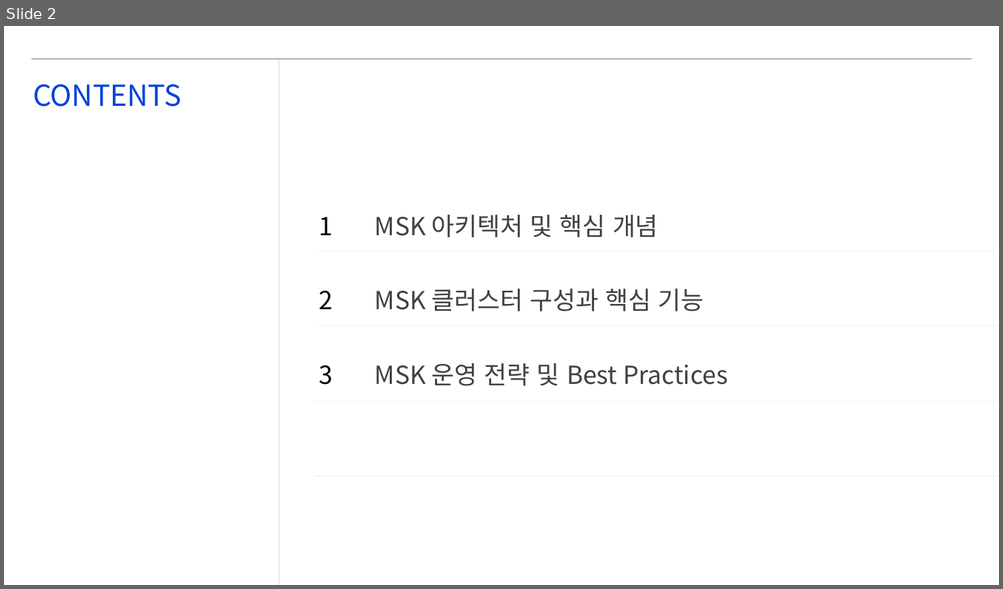
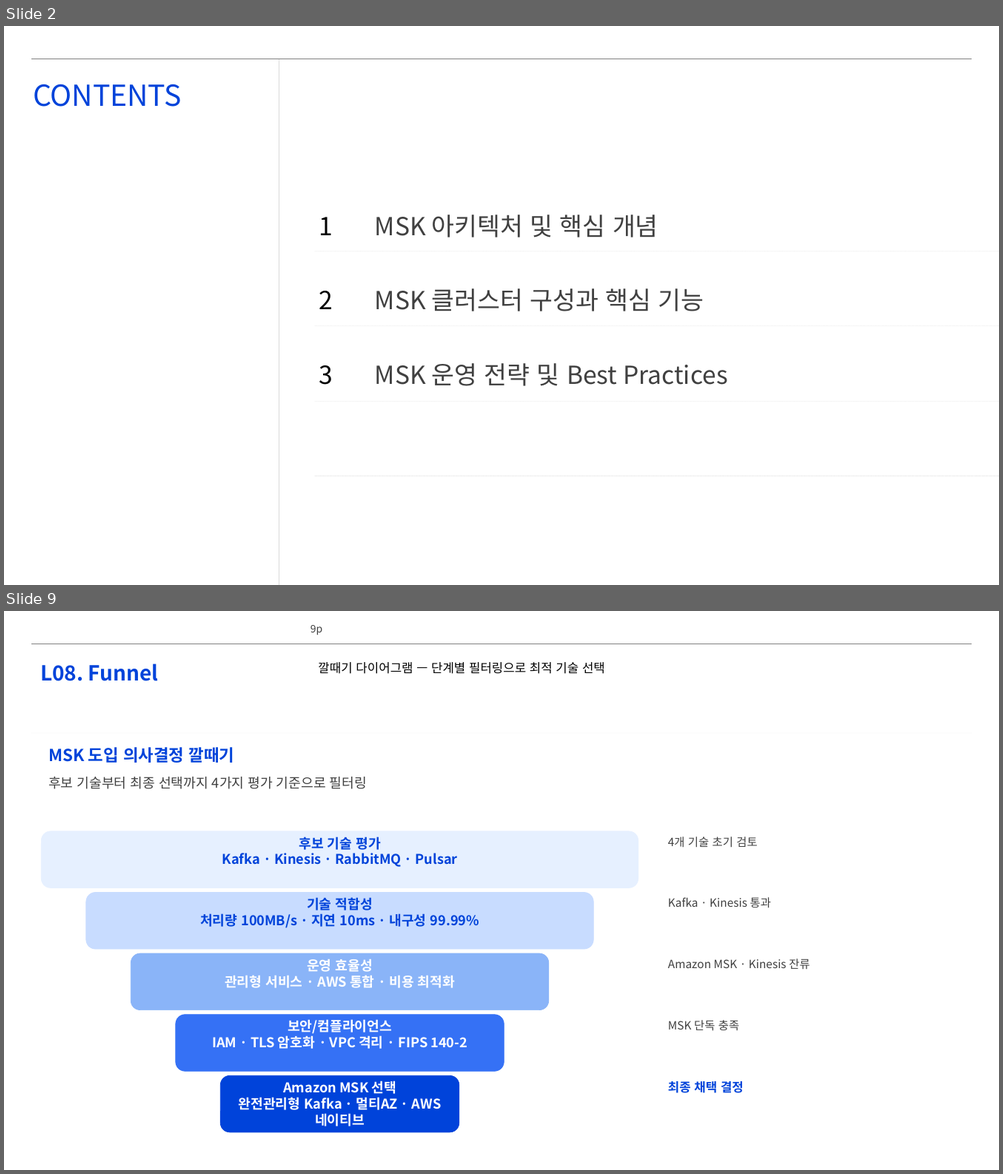
Before and after one commit to lhs6395-hslee/project-steer, a slide deck: results/pptx/AWS_MSK_Expert_Intro.pptx. Shown one above the other, each under a label of ours: slide 2 before the commit, slides 2 and 9 after it; the slides between them are not shown. The pictures are 1003x589 and 1003x1174 pixels, drawn with LibreOffice and Linux fonts; fonts in the diff are those of the drawing; background and template pictures are left out. Boxes give left, top, right and bottom in pixels: in the first picture for what was removed or moved away, otherwise in the second. Text is boxed around its words. In the diff, an @@ line names an element or a change of style, - is before the commit and + after.

```diff
--- a/results/pptx/AWS_MSK_Expert_Intro.pptx
+++ b/results/pptx/AWS_MSK_Expert_Intro.pptx
@@ slide 9 added at (4, 611, 999, 1170), background #FFFFFF; not listed: 1 template element that a slide beside it also shows @@
@@ page number added at (310, 625, 322, 635), 10 pt, text #404040 @@
+9p
@@ text added at (40, 664, 159, 681), 20 pt, text #0043DA, bold @@
+L08. Funnel
@@ text added at (318, 662, 605, 674), 12 pt, text #000000 @@
+깔때기 다이어그램 — 단계별 필터링으로 최적 기술 선택
@@ line added from (31, 733) to (972, 733), #E6E6E6 0.25 pt @@
@@ text added at (48, 747, 234, 763), 16 pt, text #0043DA, bold @@
+MSK 도입 의사결정 깔때기
@@ text added at (48, 777, 367, 789), 13 pt, text #404040 @@
+후보 기술부터 최종 선택까지 4가지 평가 기준으로 필터링
@@ rounded rectangle added at (41, 832, 638, 889), fill #E6F0FF, outline #E6F0FF 0.5 pt @@
@@ text added at (222, 837, 458, 867), 13 pt, text #0043DA, bold @@
+후보 기술 평가
+Kafka · Kinesis · RabbitMQ · Pulsar
@@ text added at (668, 837, 757, 847), 11 pt, text #404040 @@
+4개 기술 초기 검토
@@ rounded rectangle added at (86, 892, 594, 949), fill #C8DCFF, outline #C8DCFF 0.5 pt @@
@@ text added at (200, 897, 479, 928), 13 pt, text #0043DA, bold @@
+기술 적합성
+처리량 100MB/s · 지연 10ms · 내구성 99.99%
@@ text added at (668, 897, 771, 908), 11 pt, text #404040 @@
+Kafka · Kinesis 통과
@@ rounded rectangle added at (131, 954, 549, 1010), fill #8AB4F8, outline #8AB4F8 0.5 pt @@
@@ text added at (225, 960, 455, 988), 13 pt, text #FFFFFF, bold @@
+운영 효율성
+관리형 서비스 · AWS 통합 · 비용 최적화
@@ text added at (668, 959, 809, 969), 11 pt, text #404040 @@
+Amazon MSK · Kinesis 잔류
@@ rounded rectangle added at (176, 1014, 504, 1071), fill #3571F5, outline #3571F5 0.5 pt @@
@@ text added at (212, 1019, 468, 1049), 13 pt, text #FFFFFF, bold @@
+보안/컴플라이언스
+IAM · TLS 암호화 · VPC 격리 · FIPS 140-2
@@ text added at (668, 1020, 739, 1031), 11 pt, text #404040 @@
+MSK 단독 충족
@@ rounded rectangle added at (220, 1076, 459, 1133), fill #0043DA, outline #0043DA 0.5 pt @@
@@ text added at (239, 1081, 441, 1127), 13 pt, text #FFFFFF, bold @@
+Amazon MSK 선택
+완전관리형 Kafka · 멀티AZ · AWS 네이티브
@@ text added at (668, 1082, 743, 1093), 12 pt, text #0043DA, bold @@
+최종 채택 결정
```
Also in this commit, not shown: 5 slides changed, 3 other slides added, 13 other files.
